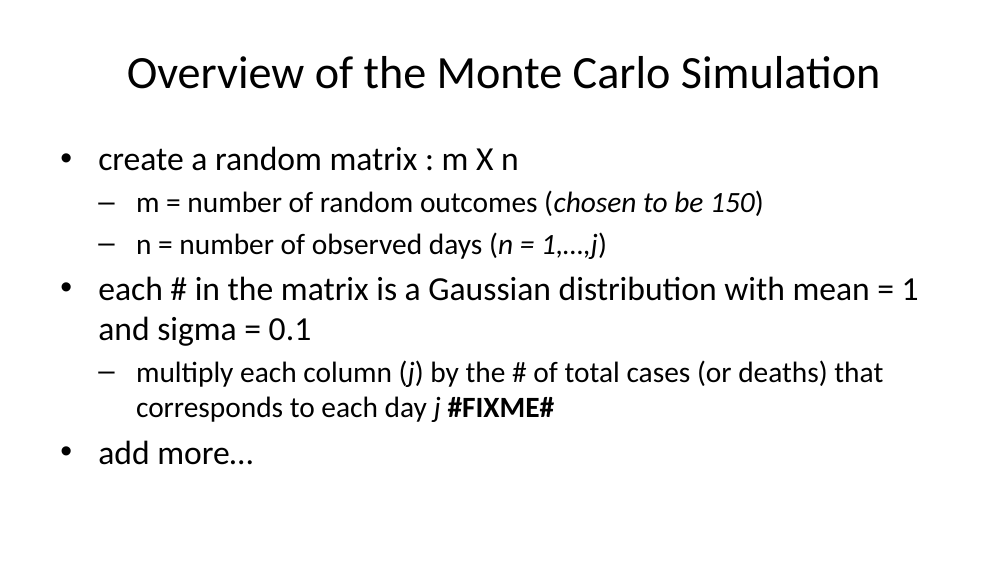
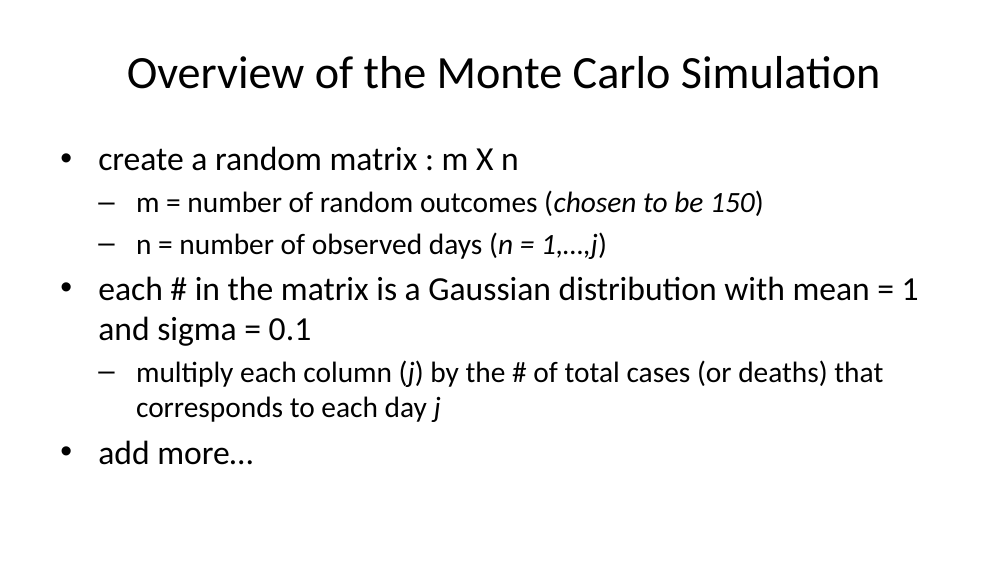
Before and after one commit to austinlackey/covid-simulations, a slide deck: slide 15 of main.pptx (slide 5 before the commit). Drawn at 1008x567 pixels with LibreOffice and Linux fonts; fonts in the diff are those of the drawing. Boxes give left, top, right and bottom in pixels: in the first picture for what was removed or moved away, otherwise in the second. Text is boxed around its words. In the diff, an @@ line names an element or a change of style, - is before the commit and + after.

```diff
--- a/main.pptx
+++ b/main.pptx
@@ text at (136,360,883,422): text changed @@
-  – multiply each column (j) by the # of total cases (or deaths) that corresponds to each day j #FIXME#
+  – multiply each column (j) by the # of total cases (or deaths) that corresponds to each day j
```
Also in this commit, not shown: 5 other slides changed, 4 slides added, 1 slide removed, 1 other file.
